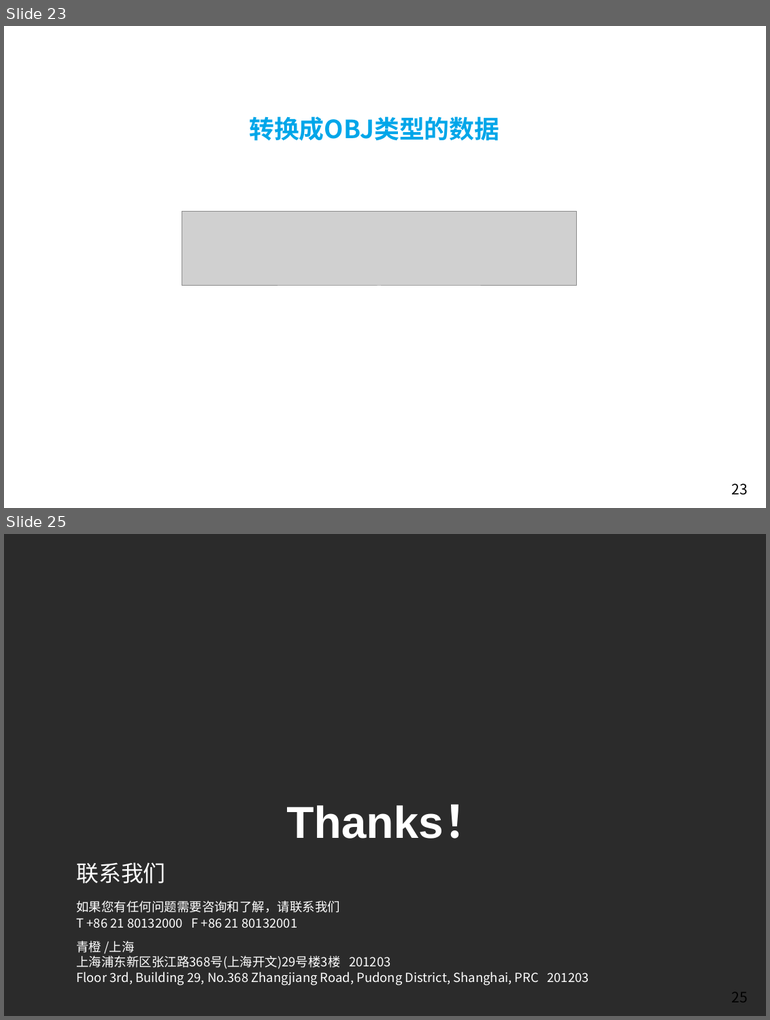
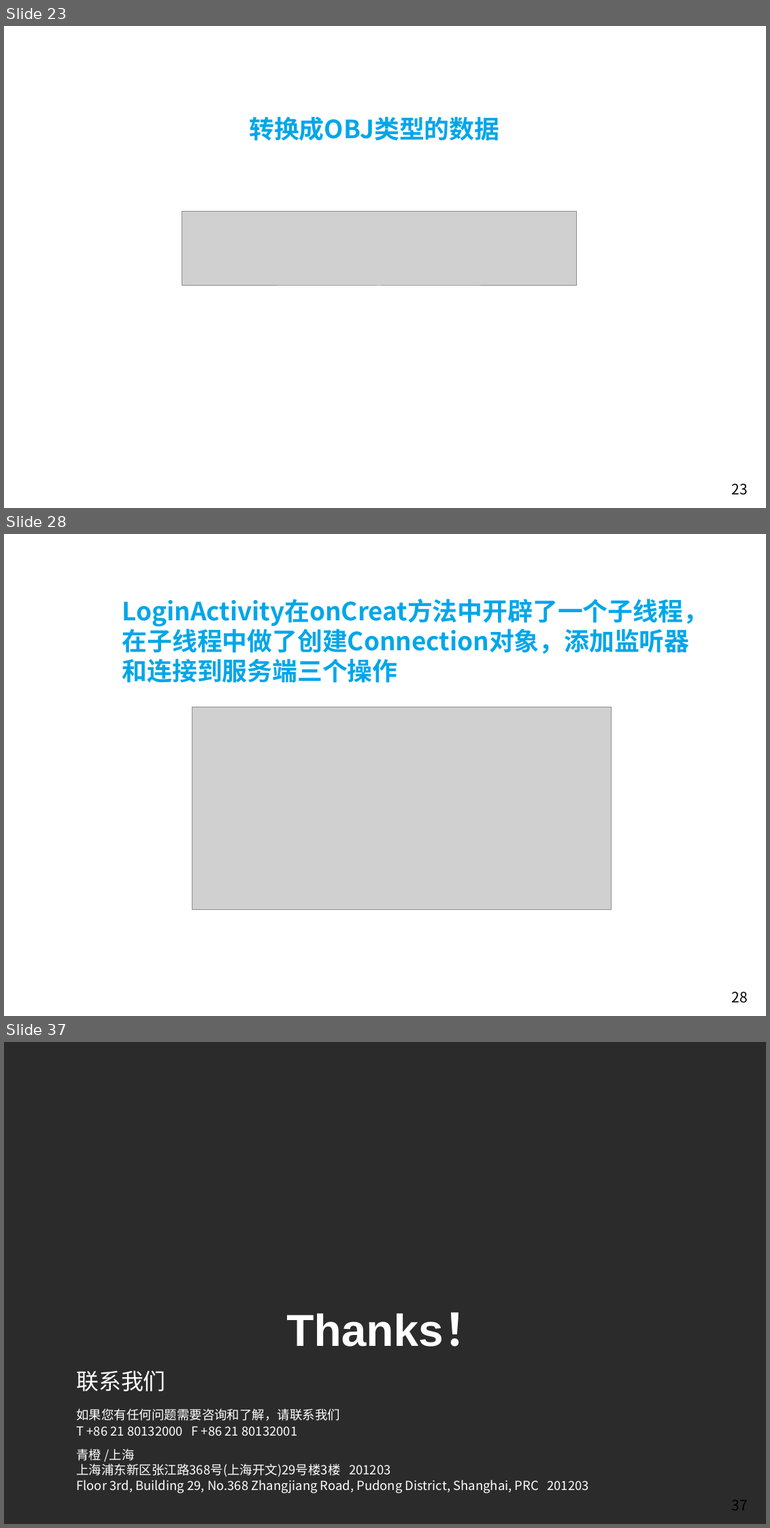
Before and after one commit to Easyhood/IM, a slide deck: 说明文档/IM即时通信总结.pptx. Shown one above the other, each under a label of ours: slides 23 and 25 before the commit, slides 23, 28 and 37 after it; the slides between them are not shown. The pictures are 770x1020 and 770x1528 pixels, drawn with LibreOffice and Linux fonts; fonts in the diff are those of the drawing; grey boxes stand for pictures; background and template pictures are left out; a plain dark background stands for a picture behind light text. Boxes give left, top, right and bottom in pixels: in the first picture for what was removed or moved away, otherwise in the second. Text is boxed around its words. In the diff, an @@ line names an element or a change of style, - is before the commit and + after.

```diff
--- a/说明文档/IM即时通信总结.pptx
+++ b/说明文档/IM即时通信总结.pptx
@@ slide 28 added at box(4, 534, 766, 1016), background picture (left out); not listed: 1 template element that a slide beside it also shows @@
@@ text added at box(122, 599, 708, 683), 28 pt, text #00A6E9, bold @@
+LoginActivity在onCreat方法中开辟了一个子线程，在子线程中做了创建Connection对象，添加监听器和连接到服务端三个操作
@@ picture added at box(192, 707, 611, 910) @@
@@ what was slide 25 is now slide 37 @@
@@ page number at box(732, 1500, 747, 1511): text changed @@
-25
+37
```
Also in this commit, not shown: 12 other slides added, 2 slides removed, 3 other files.
